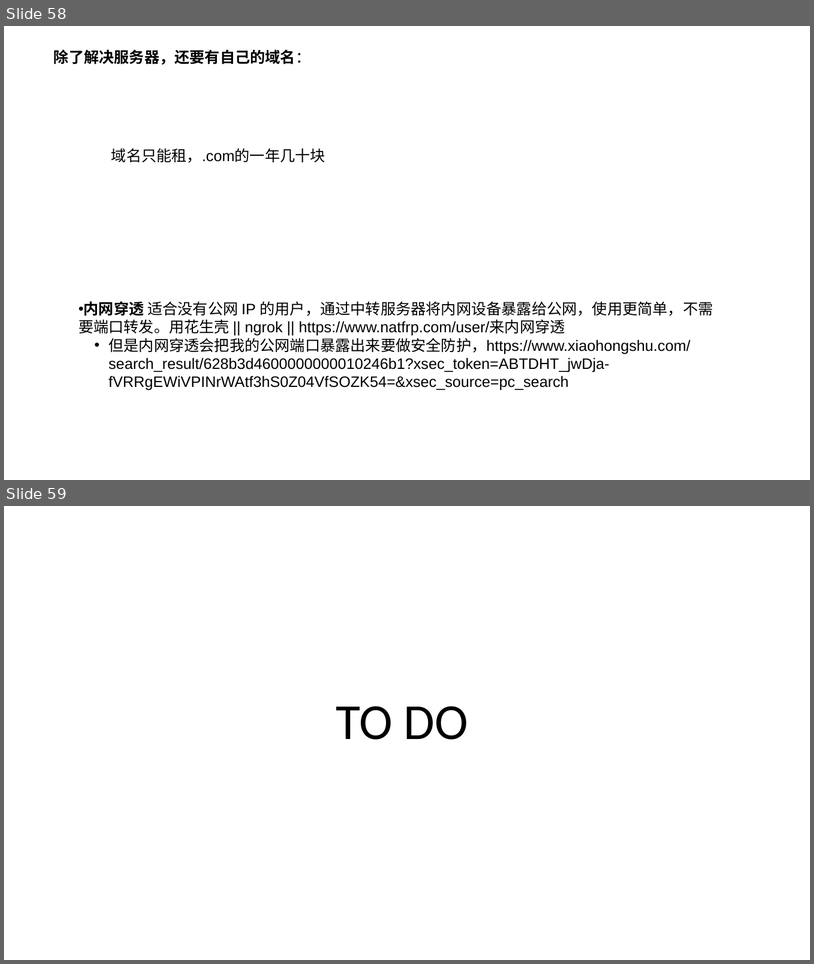
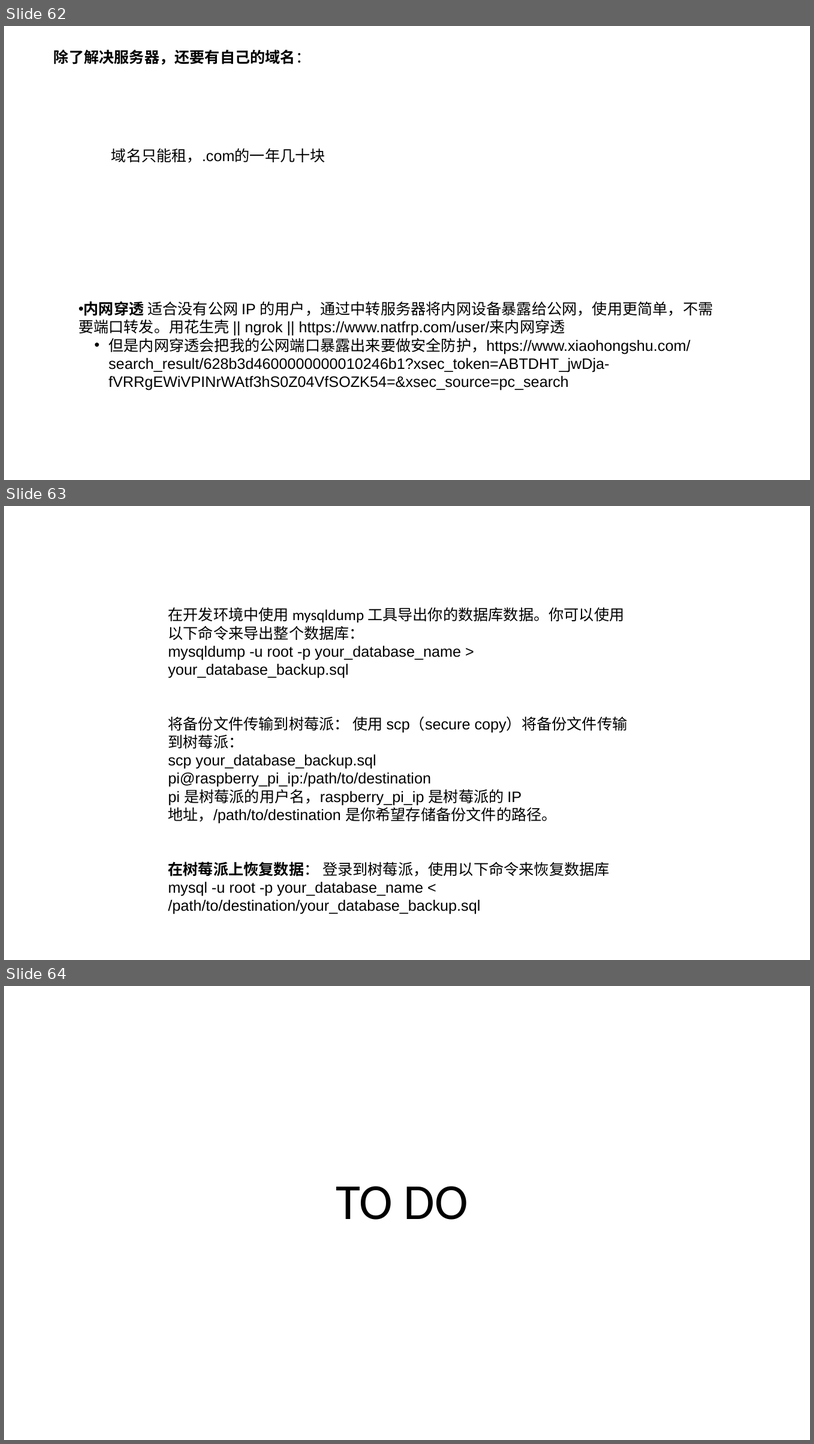
Before and after one commit to 7000qwq/gold, a slide deck: design.pptx. Shown one above the other, each under a label of ours: slides 58 and 59 before the commit, slides 62, 63 and 64 after it. The pictures are 814x964 and 814x1444 pixels, drawn with LibreOffice and Linux fonts; fonts in the diff are those of the drawing. Boxes give left, top, right and bottom in pixels: in the first picture for what was removed or moved away, otherwise in the second. Text is boxed around its words. In the diff, an @@ line names an element or a change of style, - is before the commit and + after.

```diff
--- a/design.pptx
+++ b/design.pptx
@@ slide 63 added at bbox=[4, 506, 810, 960], background #FFFFFF @@
@@ text added at bbox=[168, 607, 628, 914], 18 pt, text #000000 @@
+在开发环境中使用 mysqldump 工具导出你的数据库数据。你可以使用以下命令来导出整个数据库：
+mysqldump -u root -p your_database_name > your_database_backup.sql
+将备份文件传输到树莓派： 使用 scp（secure copy）将备份文件传输到树莓派：
+scp your_database_backup.sql pi@raspberry_pi_ip:/path/to/destination
+pi 是树莓派的用户名，raspberry_pi_ip 是树莓派的 IP 地址，/path/to/destination 是你希望存储备份文件的路径。
+在树莓派上恢复数据： 登录到树莓派，使用以下命令来恢复数据库
+mysql -u root -p your_database_name < /path/to/destination/your_database_backup.sql
@@ what was slide 58 is now slide 62 @@
@@ what was slide 59 is now slide 64 @@
```
Also in this commit, not shown: 7 slides changed, 6 other slides added, 1 slide removed, 32 other files.
